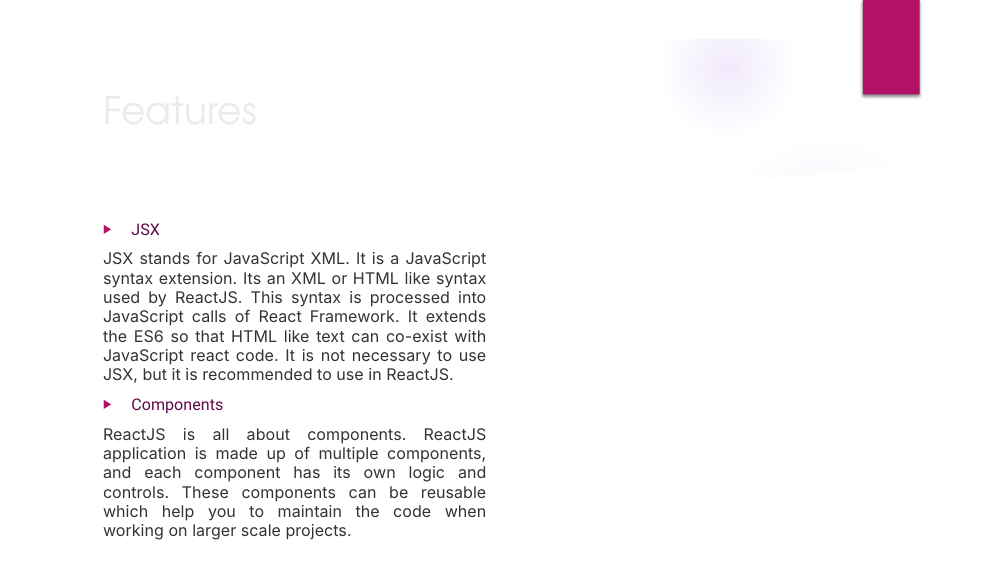
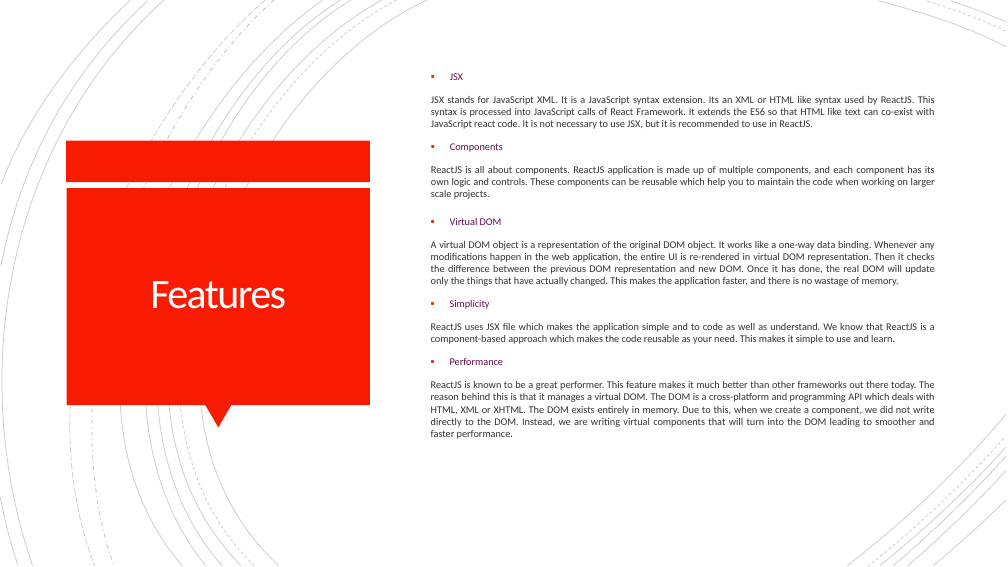
Before and after one commit to beagle2022/MyReactBasix, a slide deck: slide 3 of ReactBasics.pptx. Drawn at 1008x567 pixels with LibreOffice and Linux fonts; fonts in the diff are those of the drawing; background and template pictures are left out. Boxes give left, top, right and bottom in pixels: in the first picture for what was removed or moved away, otherwise in the second. Text is boxed around its words. In the diff, an @@ line names an element or a change of style, - is before the commit and + after.

```diff
--- a/ReactBasics.pptx
+++ b/ReactBasics.pptx
@@ group removed at (x1=0, y1=0, x2=1008, y2=567): 4 ellipses, 3 freeform shapes @@
@@ group added at (x1=0, y1=0, x2=1006, y2=567): 21 freeform shapes @@
@@ rectangle removed at (x1=863, y1=0, x2=920, y2=95) @@
@@ text "JSX" moved from (x1=103, y1=223, x2=487, y2=540) to (x1=431, y1=73, x2=935, y2=199) @@
@@ text "JSX" at (x1=431, y1=73, x2=935, y2=199): size 15.3 to 9.8 pt, font Inter to Calibri; font Roboto to Calibri in "JSX", "Components"; bullet ▶ to ▪; bullet colour #B31166 to #F81B02 @@
@@ rectangle added at (x1=67, y1=141, x2=371, y2=182), fill #F81B02 @@
@@ rectangle added at (x1=67, y1=188, x2=370, y2=405), fill #F81B02 @@
@@ title "Features" moved from (x1=95, y1=80, x2=820, y2=138) to (x1=150, y1=281, x2=286, y2=309) @@
@@ title "Features" at (x1=150, y1=281, x2=286, y2=309): size 36 to 40 pt, font TeX Gyre Adventor to Calibri, text colour #EBEBEB to #FFFEFF, letter spacing 0 to -1.5 pt; alignment left to centre; line spacing 1 to 0.85 @@
@@ text added at (x1=431, y1=218, x2=935, y2=439), 9.8 pt, text #333333 @@
+▪ Virtual DOM
+A virtual DOM object is a representation of the original DOM object. It works like a one-way data binding. Whenever any modifications happen in the web application, the entire UI is re-rendered in virtual DOM representation. Then it checks the difference between the previous DOM representation and new DOM. Once it has done, the real DOM will update only the things that have actually changed. This makes the application faster, and there is no wastage of memory.
+▪ Simplicity
+ReactJS uses JSX file which makes the application simple and to code as well as understand. We know that ReactJS is a component-based approach which makes the code reusable as your need. This makes it simple to use and learn.
+▪ Performance
+ReactJS is known to be a great performer. This feature makes it much better than other frameworks out there today. The reason behind this is that it manages a virtual DOM. The DOM is a cross-platform and programming API which deals with HTML, XML or XHTML. The DOM exists entirely in memory. Due to this, when we create a component, we did not write directly to the DOM. Instead, we are writing virtual components that will turn into the DOM leading to smoother and faster performance.
@@ triangle added at (x1=205, y1=405, x2=231, y2=428), fill #F81B02 @@
```
Also in this commit, not shown: 1 other slide changed, 1 slide added, 1 slide removed.
